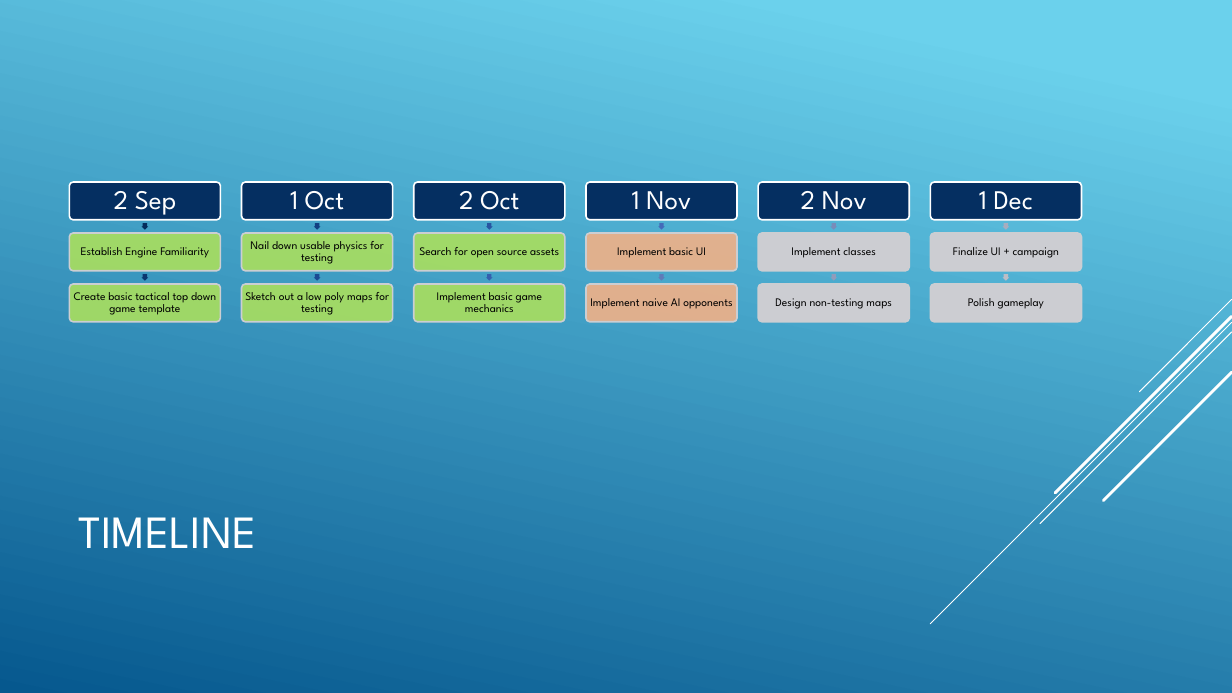
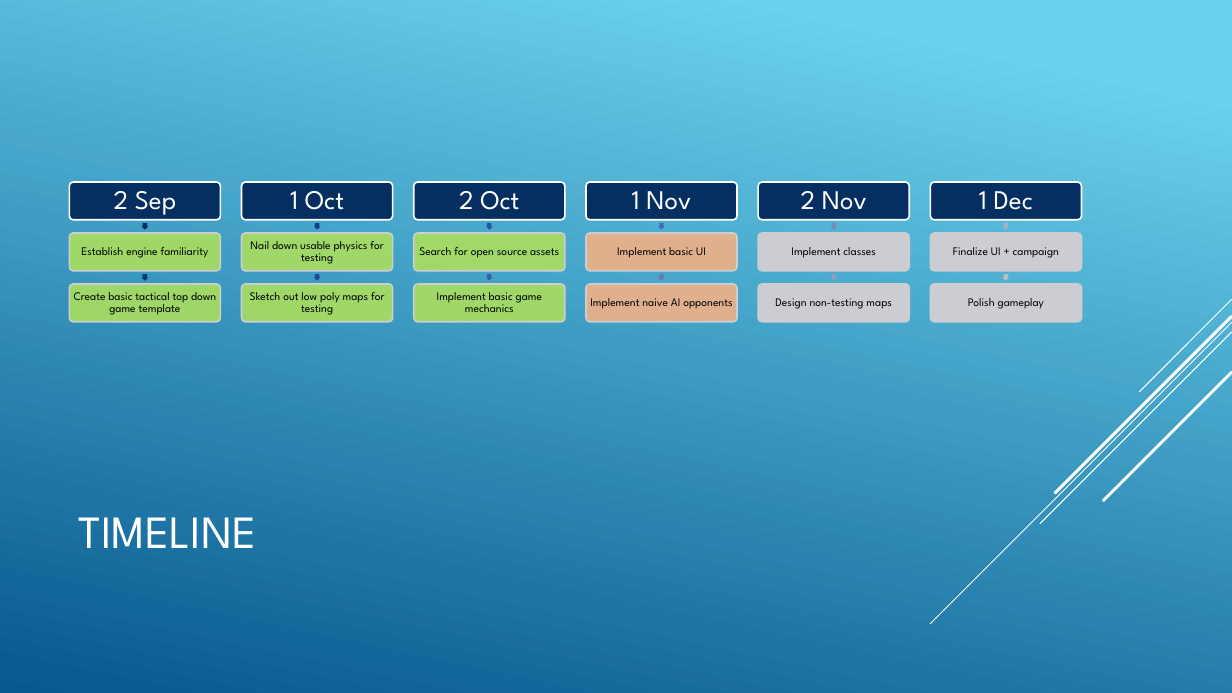
Before and after one commit to rystills/RPI-Kart, a slide deck: slide 3 of Midterm Presentation.pptx. Drawn at 1232x693 pixels with LibreOffice and Linux fonts; fonts in the diff are those of the drawing. Boxes give left, top, right and bottom in pixels: in the first picture for what was removed or moved away, otherwise in the second. Text is boxed around its words. In the diff, an @@ line names an element or a change of style, - is before the commit and + after.

Commit message:
Update Midterm Presentation

```diff
--- a/Midterm Presentation.pptx
+++ b/Midterm Presentation.pptx
@@ text in freeform shape at [81,247,209,258]: text changed @@
-Establish Engine Familiarity
+Establish engine familiarity
@@ text in freeform shape at [250,292,384,315]: text changed @@
-Sketch out a low poly maps for testing
+Sketch out low poly maps for testing
```
